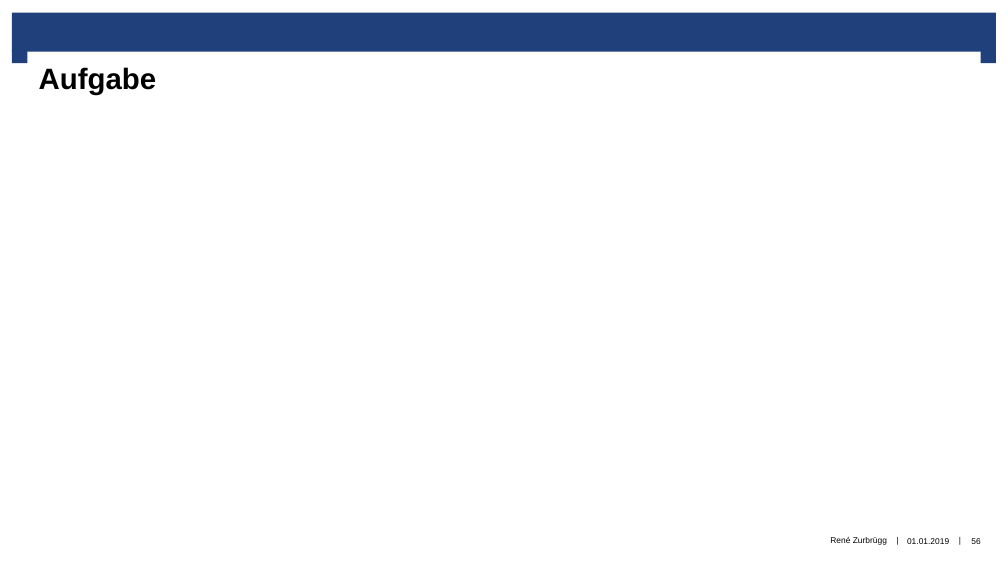
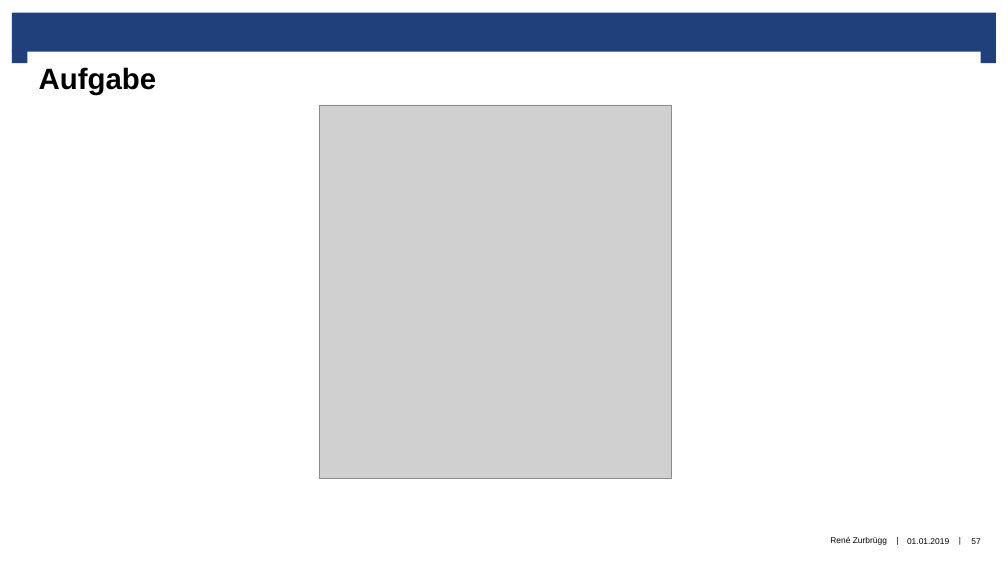
Before and after one commit to renezurbruegg/pvk_nus1, a slide deck: slide 57 of präsentation/magnetfeld.pptx (slide 56 before the commit). Drawn at 1008x567 pixels with LibreOffice and Linux fonts; fonts in the diff are those of the drawing; grey boxes stand for pictures; background and template pictures are left out. Boxes give left, top, right and bottom in pixels: in the first picture for what was removed or moved away, otherwise in the second. Text is boxed around its words. In the diff, an @@ line names an element or a change of style, - is before the commit and + after.

```diff
--- a/präsentation/magnetfeld.pptx
+++ b/präsentation/magnetfeld.pptx
@@ picture added at (319, 105, 671, 479) @@
@@ page number at (971, 538, 980, 544): text changed @@
-56
+57
```
Also in this commit, not shown: 3 other slides changed, 8 slides added, 42 other files.
